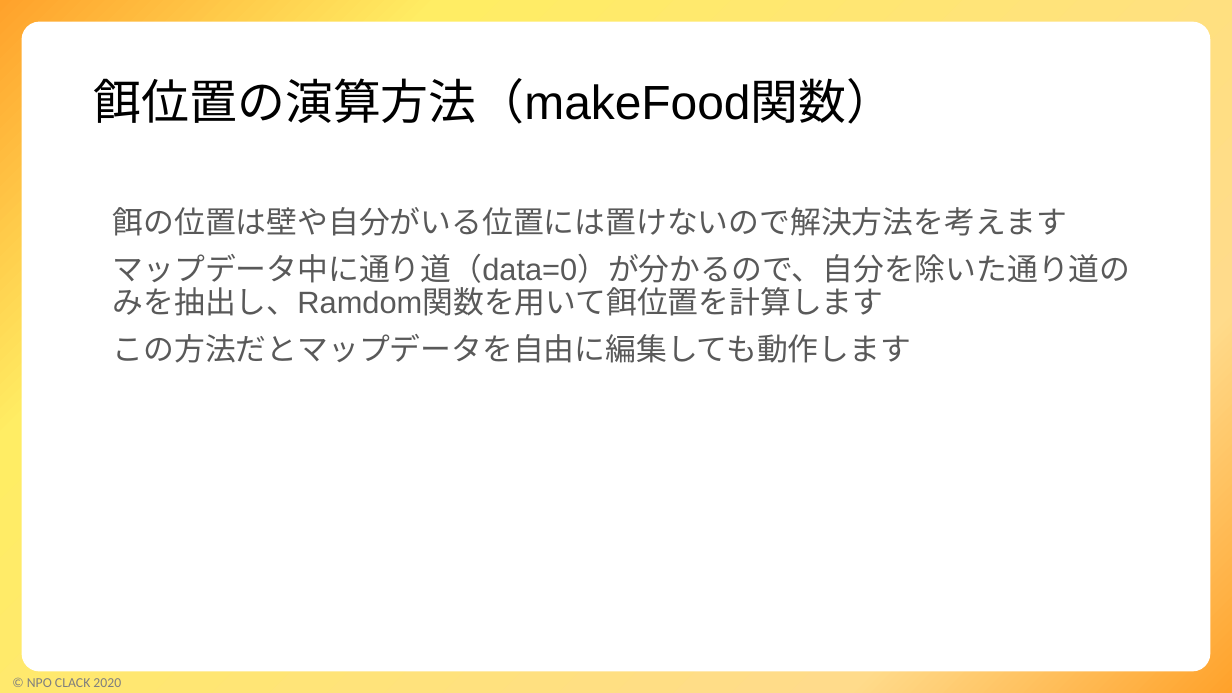
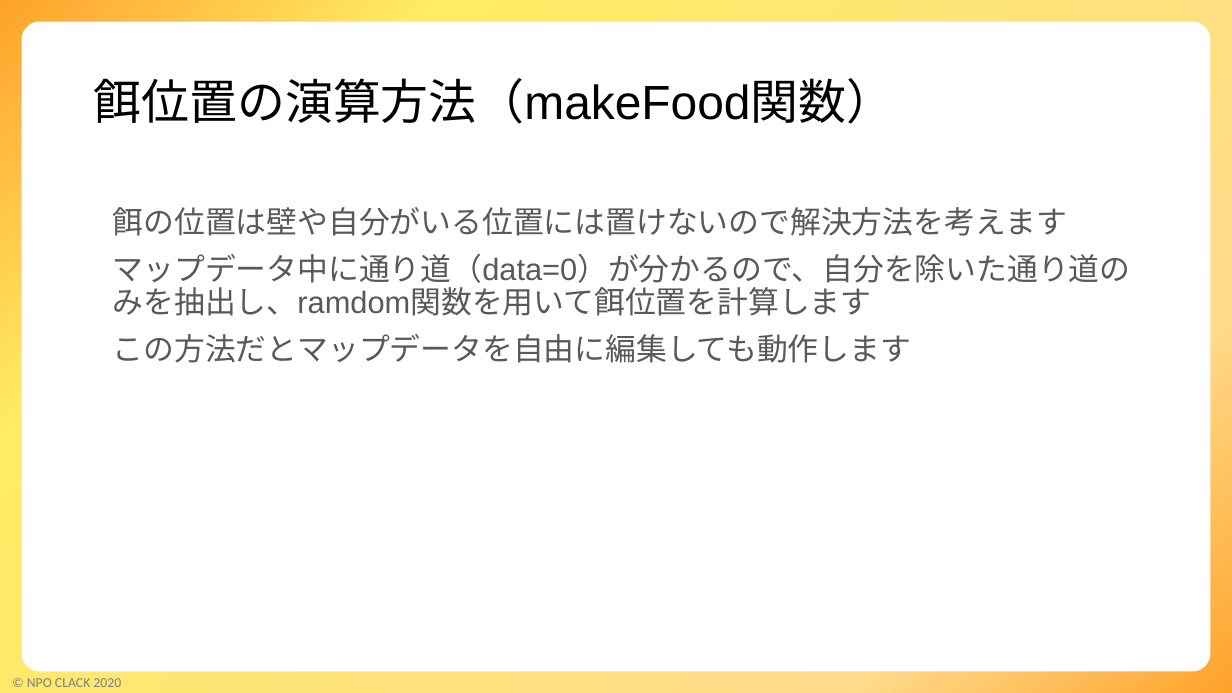
Before and after one commit to kinta2kunte/SnameGame, a slide deck: slide 9 of SnakeGame解説.pptx (slide 10 before the commit). Drawn at 1232x693 pixels with LibreOffice and Linux fonts; fonts in the diff are those of the drawing; background and template pictures are left out. Boxes give left, top, right and bottom in pixels: in the first picture for what was removed or moved away, otherwise in the second. Text is boxed around its words. In the diff, an @@ line names an element or a change of style, - is before the commit and + after.

```diff
--- a/SnakeGame解説.pptx
+++ b/SnakeGame解説.pptx
@@ text at <box>113,254,1131,316</box>: text changed @@
-マップデータ中に通り道（data=0）が分かるので、自分を除いた通り道のみを抽出し、Ramdom関数を用いて餌位置を計算します
+マップデータ中に通り道（data=0）が分かるので、自分を除いた通り道のみを抽出し、ramdom関数を用いて餌位置を計算します
```
Also in this commit, not shown: 6 other slides changed, 1 slide removed, 1 other file.
